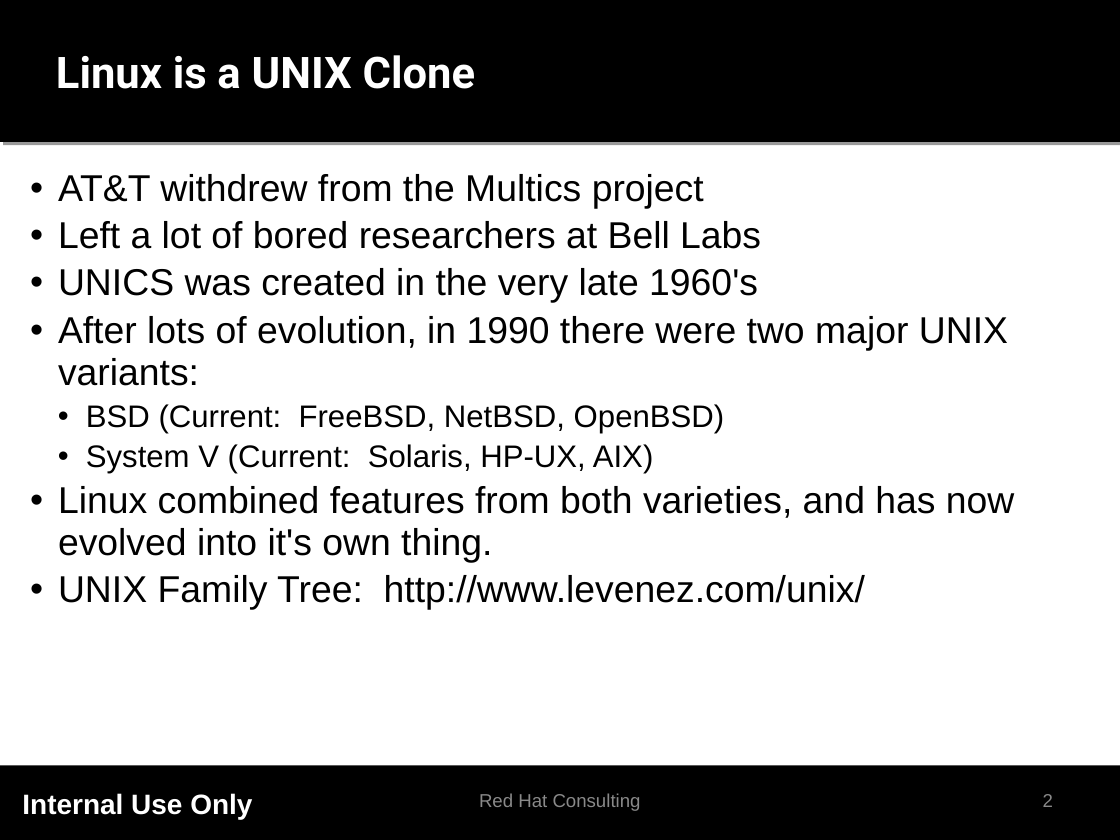
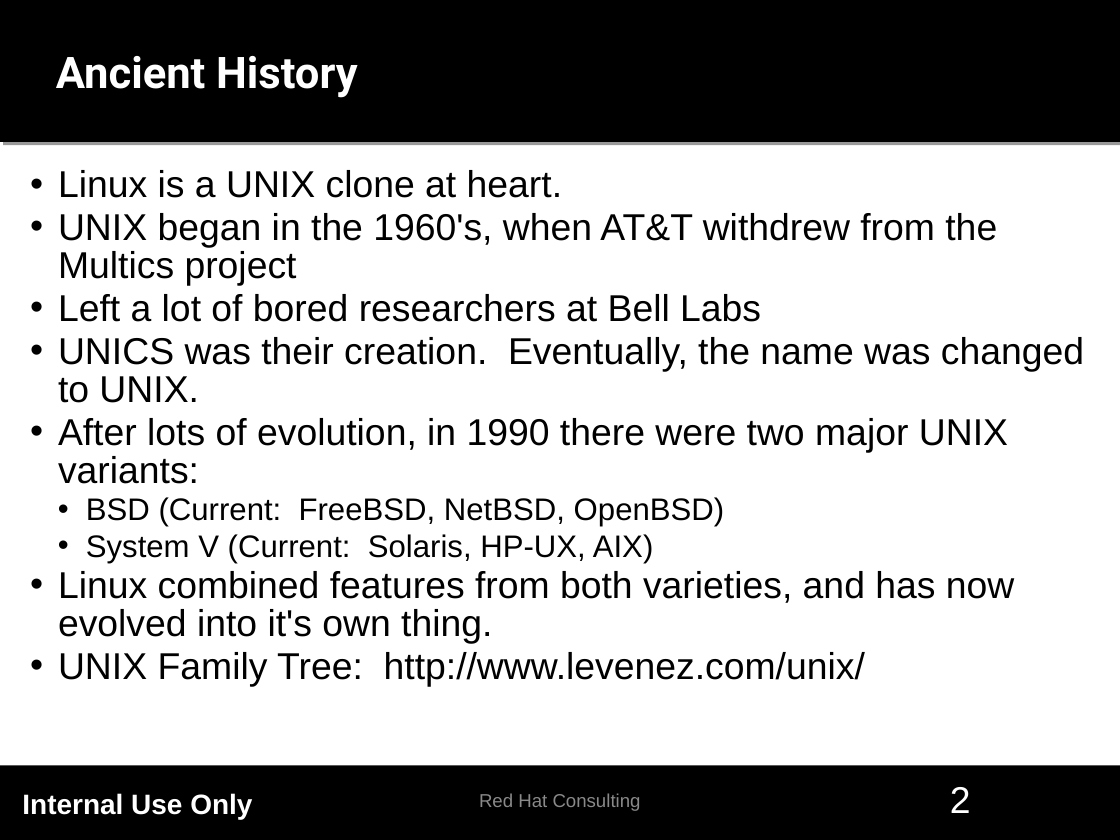
Before and after one commit to rstroop/nch-bootcamp, a slide deck: slide 2 of presentations/RHEL/RHEL_PRESENTATION.odp. Drawn at 1120x840 pixels with LibreOffice and Linux fonts; fonts in the diff are those of the drawing; background and template pictures are left out. Boxes give left, top, right and bottom in pixels: in the first picture for what was removed or moved away, otherwise in the second. Text is boxed around its words. In the diff, an @@ line names an element or a change of style, - is before the commit and + after.

Commit message:
Updated presentation based on feed back from dry run.
Added file_explaination, as the explaination of files was too much to
fit into slides (this maybe should be in another directory).

```diff
--- a/presentations/RHEL/RHEL_PRESENTATION.odp
+++ b/presentations/RHEL/RHEL_PRESENTATION.odp
@@ title at [56,56,357,98]: text changed @@
-Linux is a UNIX Clone
+Ancient History
@@ text at [58,170,997,286]: text changed @@
-• AT&T withdrew from the Multics project
+• Linux is a UNIX clone at heart.
+• UNIX began in the 1960's, when AT&T withdrew from the Multics project
@@ text at [58,294,1014,687]: line spacing 0.95 to 0.85 @@
@@ text at [58,337,1084,403]: text changed @@
-• UNICS was created in the very late 1960's
+• UNICS was their creation. Eventually, the name was changed to UNIX.
@@ page number at [950,787,971,813]: size 12 to 24 pt, text colour #898989 to #FFFFFF; alignment right to left @@
```
Also in this commit, not shown: 7 other slides changed, 2 slides added, 1 other file.
